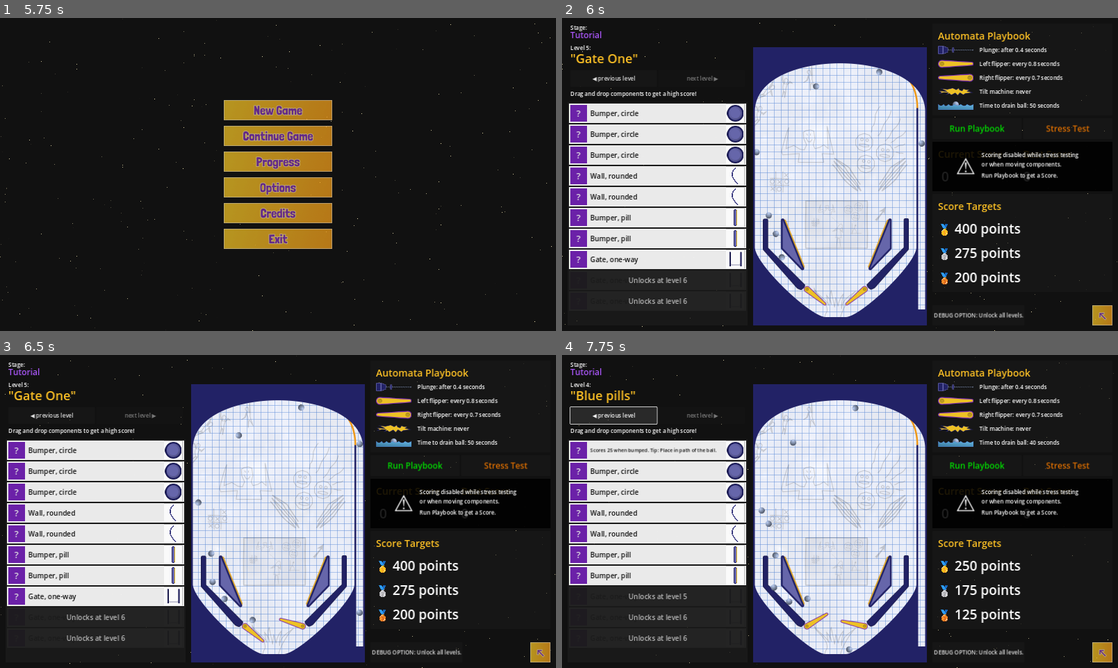
Above: before the commit, frames 1-4 (two rows, left to right).
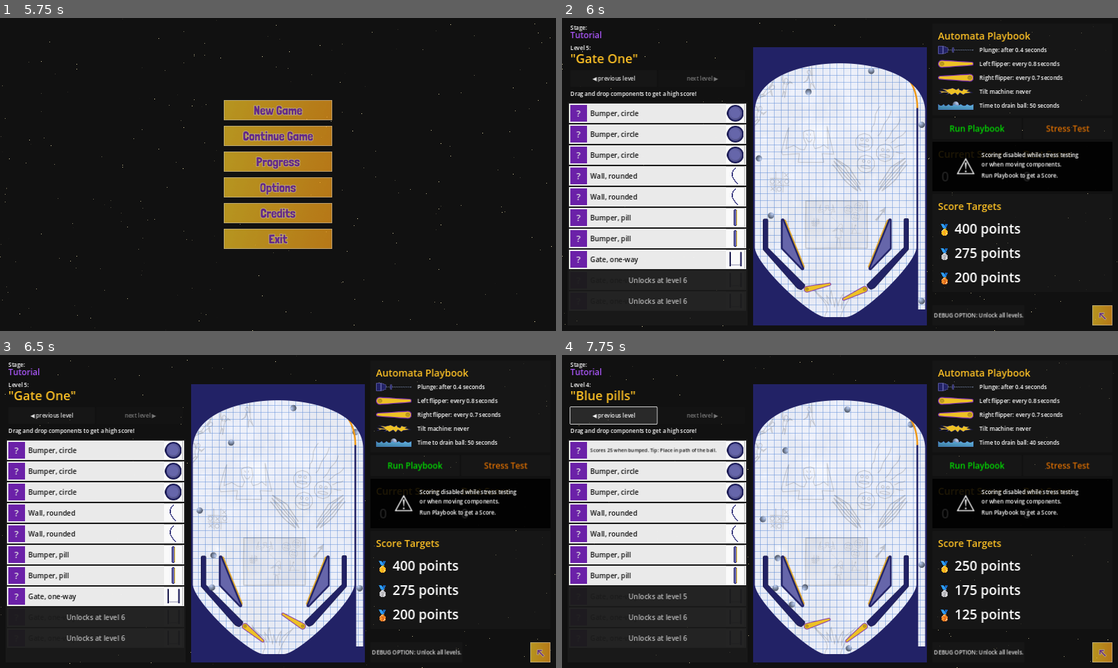
Above: after the commit, the same moments.

Repository: pincrediball/pincrediball
Game: Godot game, scene res://main.tscn
Two runs of this game, one before a commit and one after it. Both use one fixed random seed, a clock stepped at 60 frames per second and the inputs below. Sound files missing from this copy of the repository are replaced by a short silence.
Inputs (mouse positions are in pixels of both pictures, inside the frame that each line leads up to):
- Up to frame 1 (5.75 s): click (278, 108) at 0.5 s; click (278, 108) at 1.25 s; click "Run Playbook" at 2 s; click "Stress Test" at 2.75 s; click "DEBUG OPTION: Unlock all leve…" at 3.5 s; click "◀ previous level" at 4.25 s; click (539, 315) at 5 s
- Up to frame 2 (6 s): click (840, 136) at 5.75 s
- Up to frame 3 (6.5 s): no input
- Up to frame 4 (7.75 s): click "?" at 6.5 s; click "◀ previous level" at 7.25 s

Frame 1 is identical in both runs. In frame 2, 0.4% of the frame differs, in the area x 34-66%, y 16-92%; in frame 3, 0.4%; in frame 4, 0.5%, in the area x 35-66%, y 16-96%.

Commit message:
Further renames and whatnot

Diff:
--- a/src/game/core/game_store.gd
+++ b/src/game/core/game_store.gd
@@ -52,6 +52,13 @@
 	return _current_level
 
 
+func get_current_stage():
+	for stage in _current_machine.stages:
+		if stage.level == _current_level:
+			return stage
+	return null
+
+
 func get_current_stage_high_score() -> int:
 	for level_progress in _progress.stages:
 		if level_progress.level == _current_level:
@@ -59,33 +66,26 @@
 	return 0
 
 
-func get_current_stage():
-	for stage in _current_machine.stages:
-		if stage.level == _current_level:
-			return stage
-	return null
-
-
 func get_progress() -> Progress:
 	return _progress
 
 
-func get_max_level_for_stage(stage_key: String) -> int:
-	return 0 if _progress == null else _progress.max_level_per_machine[stage_key]
+func get_max_unlocked_level_for_machine(machine_key: String) -> int:
+	return 0 if _progress == null else _progress.max_level_per_machine[machine_key]
 
 
-func is_at_max_stage_level() -> bool:
+func is_at_max_level_for_current_machine() -> bool:
 	return _current_level >= len(_current_machine.stages)
 
 
-func is_at_max_progression_level() -> bool:
+func is_at_max_progression_level_for_current_machine() -> bool:
 	return _current_level >= _progress.max_level_per_machine[_current_machine.key]
 
 
 func start_new_game() -> void:
 	_current_level = 1
+	_progress = Progress.new(_machines)
 	can_continue_game = true
-	_progress = Progress.new(_machines)
 	new_game_started.emit()
 
 
@@ -95,6 +95,7 @@
 
 func jump_to_level(level: int) -> void:
 	assert(level > 0)
+	assert(level <= len(_current_machine.stages))
 	_current_level = level
 	level_changed.emit(level)
 
@@ -112,8 +113,8 @@
 				var is_new_level_unlocked = \
 					level_progress.medals > 0 \
 					and was_new_high_score \
-					and is_at_max_progression_level() \
-					and not is_at_max_stage_level()
+					and is_at_max_progression_level_for_current_machine() \
+					and not is_at_max_level_for_current_machine()
 
 				if is_new_level_unlocked:
 					_progress.max_level_per_machine[_current_machine.key] = _current_level + 1
@@ -139,9 +140,8 @@
 	can_continue_game = true
 
 
-
 func _read_machine(key: String):
-	var fileName = "res://game/%s/stage_data.json" % key
+	var fileName = "res://game/%s/machine_data.json" % key
 	var file = FileAccess.open(fileName, FileAccess.READ)
 	var contents = file.get_as_text()
 	file.close()
--- a/src/game/core/level_header.gd
+++ b/src/game/core/level_header.gd
@@ -18,8 +18,8 @@
 	%LevelNumberLabel.text = "Level %s:" % level
 	%LevelTitleLabel.text = '"%s"' % stage.title
 	%PreviousLevelButton.disabled = level <= 1
-	%NextLevelButton.disabled = GameStore.is_at_max_progression_level() or GameStore.is_at_max_stage_level()
-	%NextLevelButton.modulate = Color(1,1,1,0) if GameStore.is_at_max_stage_level() else Color(1,1,1,1)
+	%NextLevelButton.disabled = GameStore.is_at_max_progression_level_for_current_machine() or GameStore.is_at_max_level_for_current_machine()
+	%NextLevelButton.modulate = Color(1,1,1,0) if GameStore.is_at_max_level_for_current_machine() else Color(1,1,1,1)
 
 
 func _on_next_level_unlocked():
--- a/src/game/core/medals.gd
+++ b/src/game/core/medals.gd
@@ -2,15 +2,15 @@
 
 
 func _ready():
-	_load_current_playbook()
+	_load_current_stage()
 	GameStore.level_changed.connect(_on_level_changed)
 
 
 func _on_level_changed(_level: int):
-	_load_current_playbook()
+	_load_current_stage()
 
 
-func _load_current_playbook():
+func _load_current_stage():
 	var stage = GameStore.get_current_stage()
 	%LabelGold.text = "🥇 %s points" % Scoring.format_score(stage.gold)
 	%LabelSilver.text = "🥈 %s points" % Scoring.format_score(stage.silver)
--- a/src/game/core/playbook.gd
+++ b/src/game/core/playbook.gd
@@ -2,15 +2,15 @@
 
 
 func _ready():
-	_load_current_playbook()
+	_load_current_stage()
 	GameStore.level_changed.connect(_on_level_changed)
 
 
 func _on_level_changed(_level: int):
-	_load_current_playbook()
+	_load_current_stage()
 
 
-func _load_current_playbook():
+func _load_current_stage():
 	var stage = GameStore.get_current_stage()
 	%LabelPlungeDelay.text = "Plunge: after %s seconds" % stage.plunge_delay
 	%LabelLeftFlipperInterval.text = "Left flipper: every %s seconds" % stage.flipper_left_interval
--- a/src/game/game.gd
+++ b/src/game/game.gd
@@ -26,6 +26,7 @@
 func _on_back_to_menu_button_pressed():
 	Audio.play_menu_button_sound_back()
 	_was_paused = get_tree().paused
+	get_tree().paused = true
 	GameStore.request_menu_open()
 
 
--- a/src/menu/progress.gd
+++ b/src/menu/progress.gd
@@ -25,7 +25,7 @@
 
 func _on_visibility_changed():
 	var progress = GameStore.get_progress()
-	var max_unlocked_level = GameStore.get_max_level_for_stage("tutorial")
+	var max_unlocked_level = GameStore.get_max_unlocked_level_for_machine("tutorial")
 
 	for child in %ProgressionRows.get_children():
 		child.queue_free()
--- a/src/menu/progress.tscn
+++ b/src/menu/progress.tscn
@@ -106,7 +106,6 @@
 
 [node name="StageLabel" type="Label" parent="CenterContainer/VBoxContainer/HBoxContainer"]
 unique_name_in_owner = true
-custom_minimum_size = Vector2(940, 0)
 layout_mode = 2
 theme_override_colors/font_color = Color(0.658824, 0.333333, 0.968627, 1)
 theme_override_colors/font_outline_color = Color(0.847059, 0.705882, 0.996078, 1)
Renamed: src/game/tutorial/stage_data.json -> src/game/tutorial/machine_data.json
